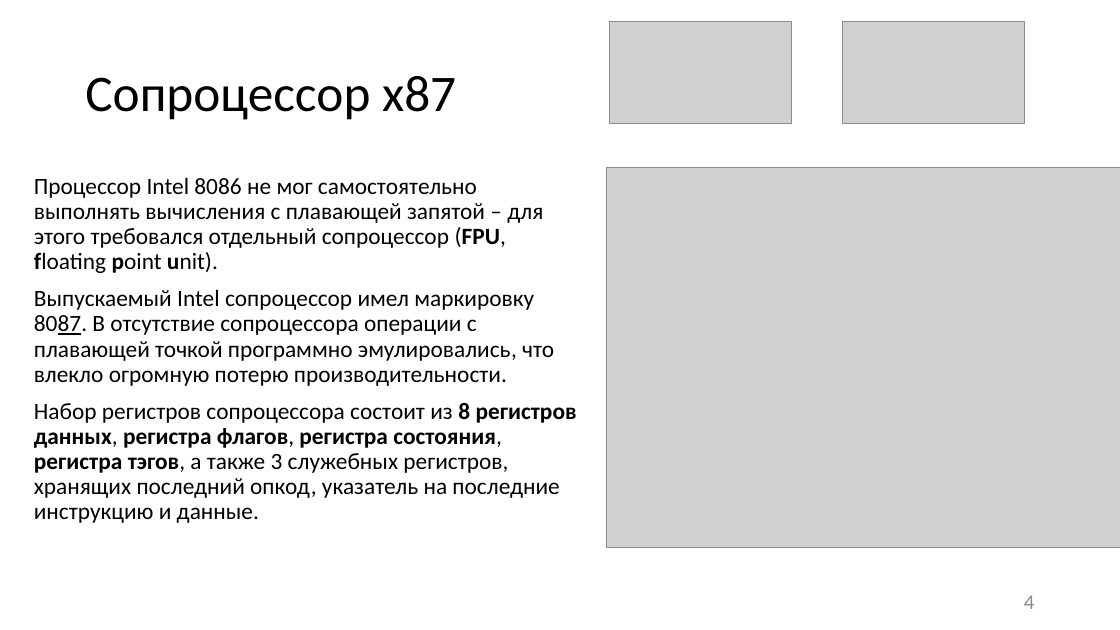
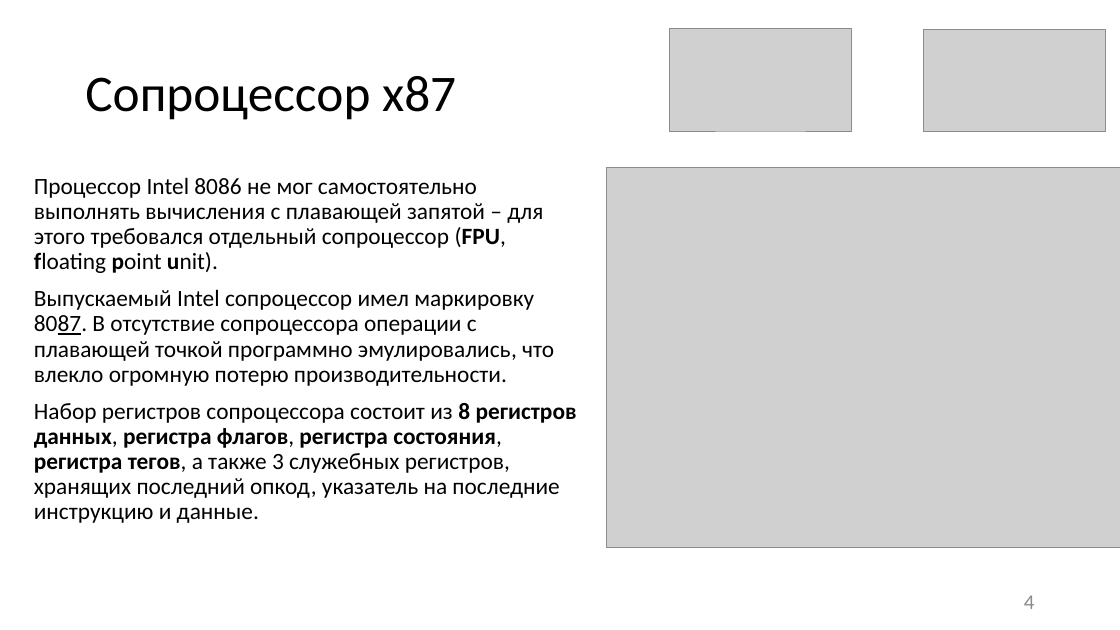
Before and after one commit to itsecd/low-level-programming, a slide deck: slide 4 of Lectures/2.FPU_and_SIMD/Lecture2.pptx. Drawn at 1120x630 pixels with LibreOffice and Linux fonts; fonts in the diff are those of the drawing; grey boxes stand for pictures. Boxes give left, top, right and bottom in pixels: in the first picture for what was removed or moved away, otherwise in the second. Text is boxed around its words. In the diff, an @@ line names an element or a change of style, - is before the commit and + after.

```diff
--- a/Lectures/2.FPU_and_SIMD/Lecture2.pptx
+++ b/Lectures/2.FPU_and_SIMD/Lecture2.pptx
@@ picture: place and size @@
-picture at [609, 21, 791, 124]
+picture at [670, 29, 851, 131]
@@ picture: place and size @@
-picture at [843, 21, 1025, 124]
+picture at [924, 29, 1107, 132]
@@ text at [34, 403, 577, 523]: text changed @@
-Набор регистров сопроцессора состоит из 8 регистров данных, регистра флагов, регистра состояния, регистра тэгов, а также 3 служебных регистров, хранящих последний опкод, указатель на последние инструкцию и данные.
+Набор регистров сопроцессора состоит из 8 регистров данных, регистра флагов, регистра состояния, регистра тегов, а также 3 служебных регистров, хранящих последний опкод, указатель на последние инструкцию и данные.
```
Also in this commit, not shown: 18 other slides changed, 10 other files.
